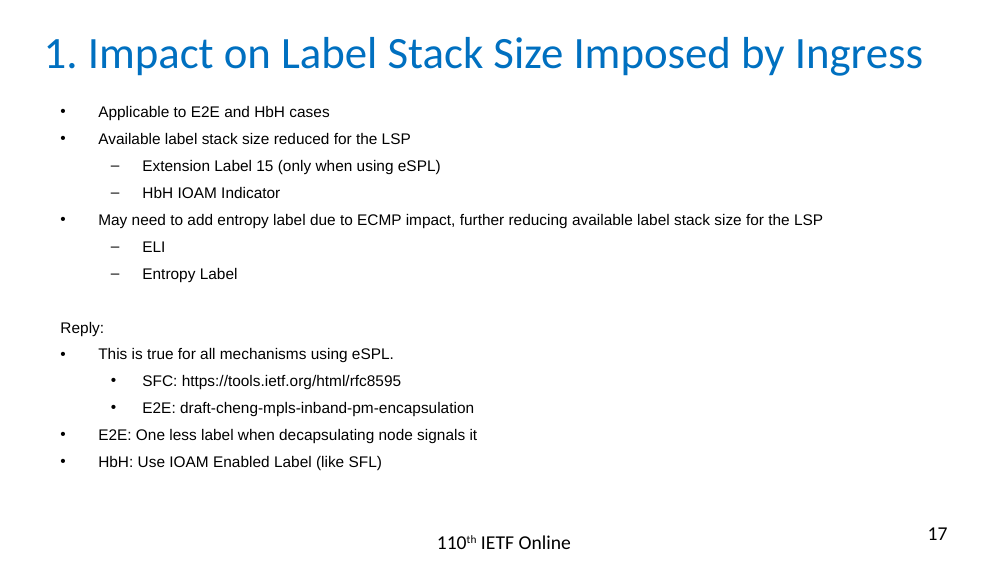
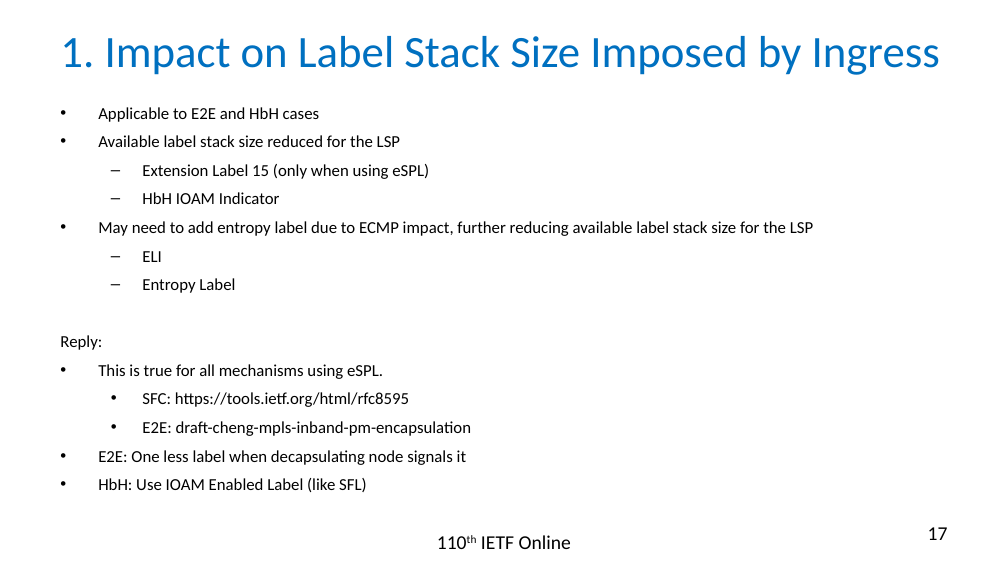
Before and after one commit to rakgandhi/ietf-slides, a slide deck: slide 17 of draft-gandhi-mpls-ioam-sr-05.pptx. Drawn at 1008x567 pixels with LibreOffice and Linux fonts; fonts in the diff are those of the drawing. Boxes give left, top, right and bottom in pixels: in the first picture for what was removed or moved away, otherwise in the second. Text is boxed around its words. In the diff, an @@ line names an element or a change of style, - is before the commit and + after.

```diff
--- a/draft-gandhi-mpls-ioam-sr-05.pptx
+++ b/draft-gandhi-mpls-ioam-sr-05.pptx
@@ title "1. Impact on Label Stack ...": place and size @@
-title "1. Impact on Label Stack ..." at box(44, 37, 923, 76)
+title "1. Impact on Label Stack ..." at box(60, 36, 940, 75)
@@ text "Applicable to E2E and HbH ..." at box(60, 107, 813, 492): size 11 to 12 pt, font Arial to Calibri @@
```
Also in this commit, not shown: 9 other slides changed, 1 other file.
